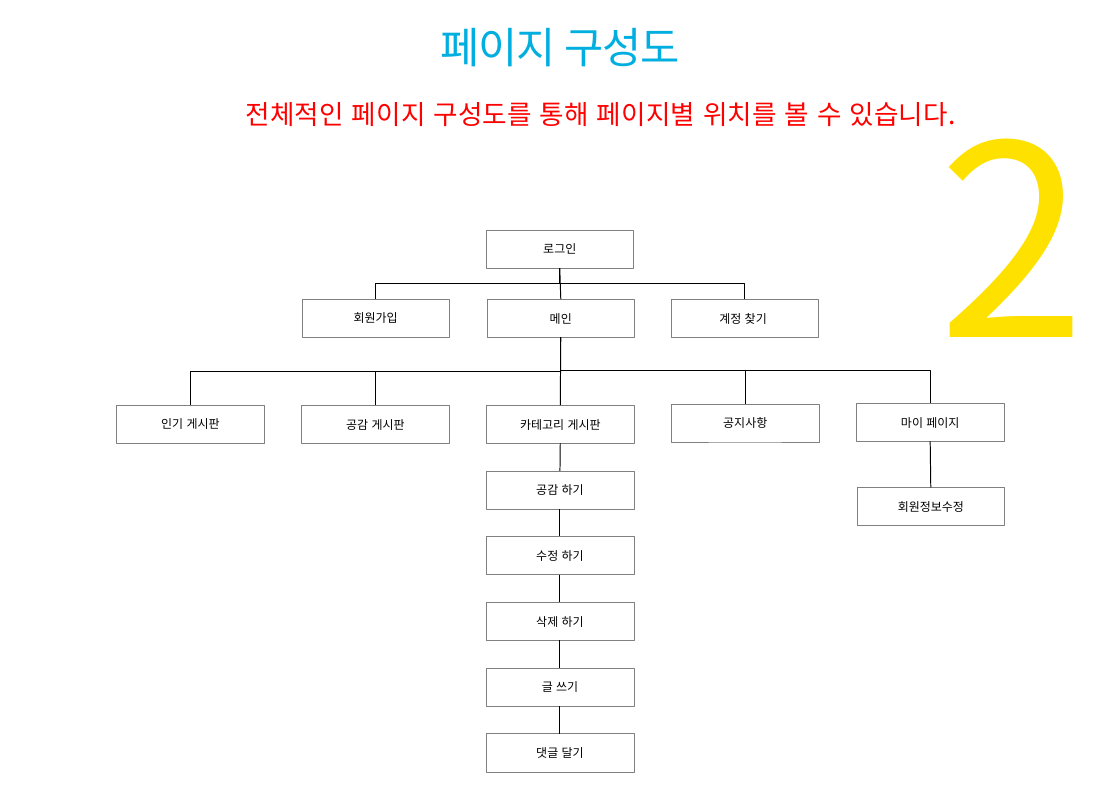
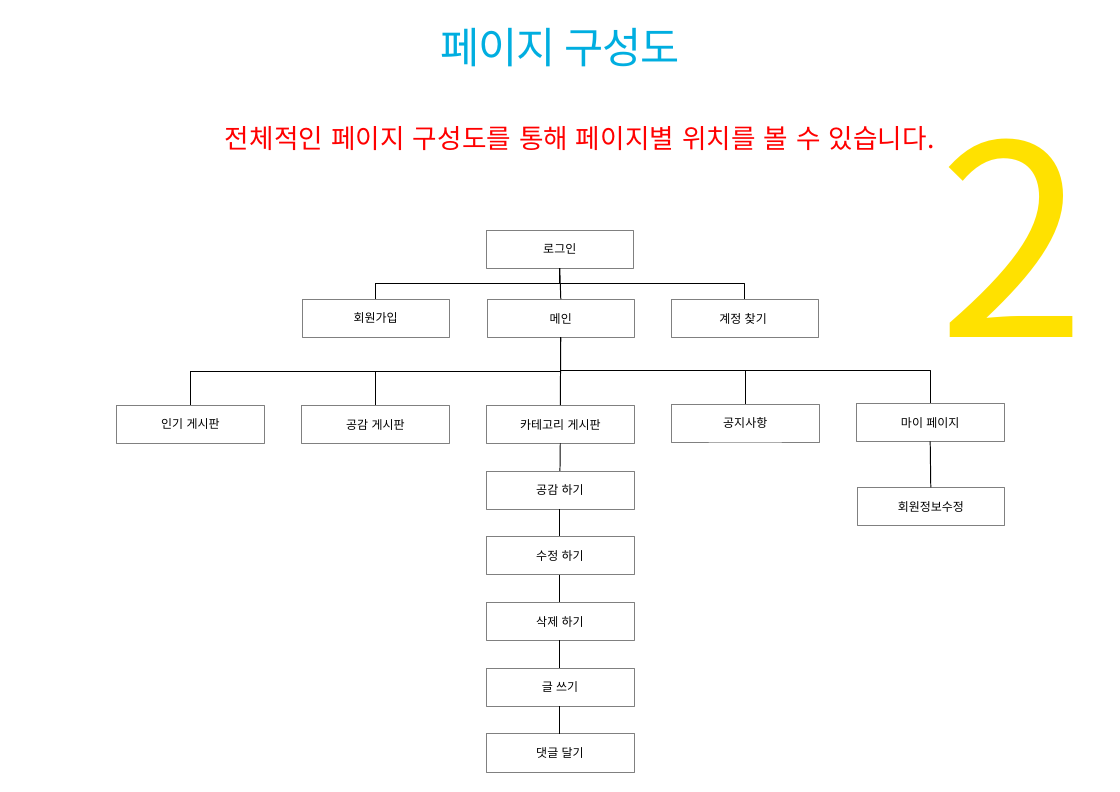
Before and after one commit to luke9349/LTNS_jsp_re, a slide deck: slide 27 of DOC/LTNS_jsp_최종.pptx. Drawn at 1120x792 pixels with LibreOffice and Linux fonts; fonts in the diff are those of the drawing; background and template pictures are left out. Boxes give left, top, right and bottom in pixels: in the first picture for what was removed or moved away, otherwise in the second. Text is boxed around its words. In the diff, an @@ line names an element or a change of style, - is before the commit and + after.

```diff
--- a/DOC/LTNS_jsp_최종.pptx
+++ b/DOC/LTNS_jsp_최종.pptx
@@ text "전체적인 페이지 구성도를 통해 페이지별 ...": place and size @@
-text "전체적인 페이지 구성도를 통해 페이지별 ..." at <box>246,102,955,126</box>
+text "전체적인 페이지 구성도를 통해 페이지별 ..." at <box>225,126,935,150</box>
```
Also in this commit, not shown: 8 other slides changed, 1 other file.
